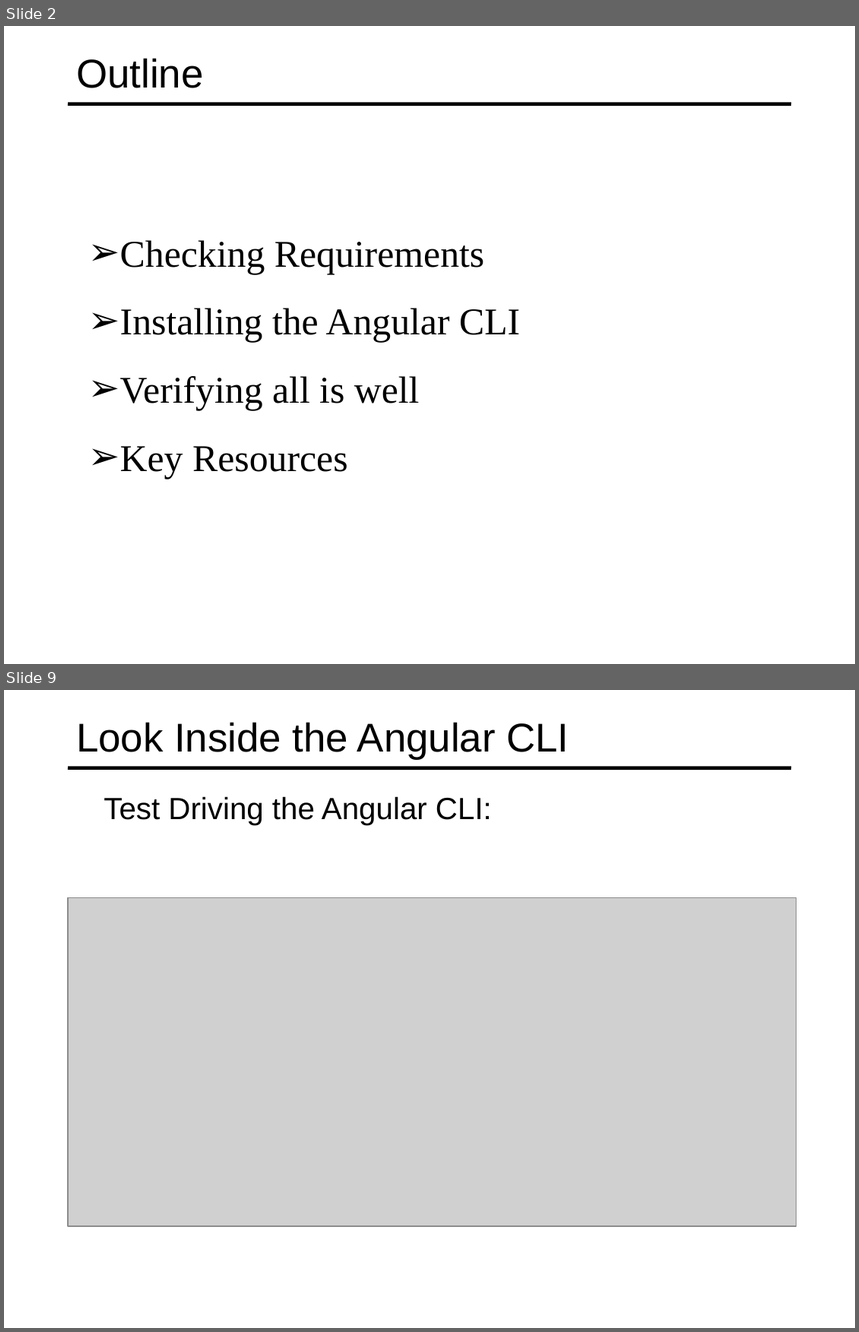
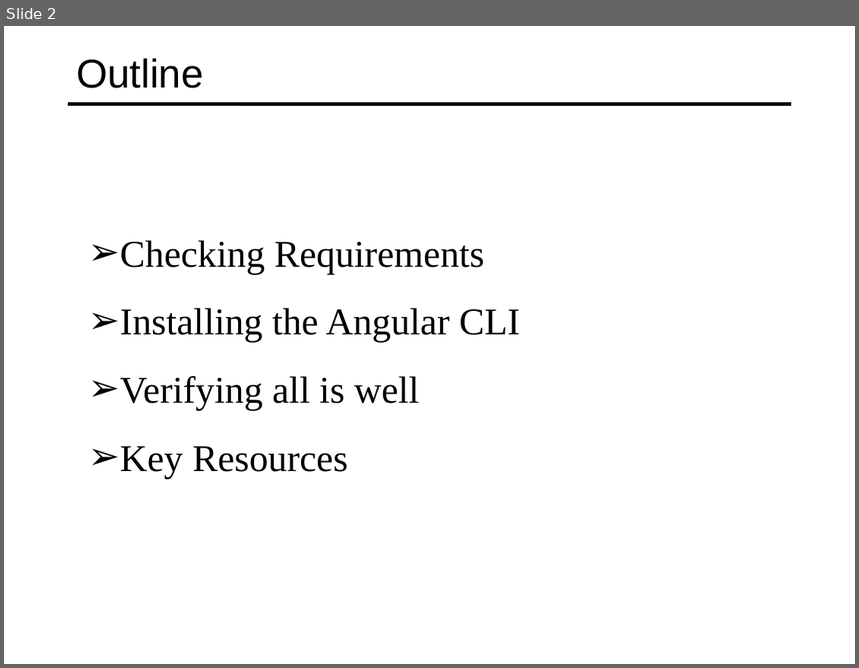
Before and after one commit to specter01wj/Jago_Link_Training, a slide deck: Angular/Angular7/Angular CLI/2.Angular CLI Setup and Verification/L2_Angular CLI Setup and Verification.ppt. Shown one above the other, each under a label of ours: slides 2 and 9 before the commit, slide 2 after it; the slides between them are not shown. The pictures are 859x1332 and 859x668 pixels, drawn with LibreOffice and Linux fonts; fonts in the diff are those of the drawing; grey boxes stand for pictures. Boxes give left, top, right and bottom in pixels: in the first picture for what was removed or moved away, otherwise in the second. Text is boxed around its words. In the diff, an @@ line names an element or a change of style, - is before the commit and + after.

```diff
--- a/Angular/Angular7/Angular CLI/2.Angular CLI Setup and Verification/L2_Angular CLI Setup and Verification.ppt
+++ b/Angular/Angular7/Angular CLI/2.Angular CLI Setup and Verification/L2_Angular CLI Setup and Verification.ppt
@@ slide 9 removed at (4,690,855,1328), background #FFFFFF; not listed: 1 template element that a slide beside it also shows @@
@@ title removed at (76,722,569,760) @@
-Look Inside the Angular CLI
@@ text removed at (104,796,492,825) @@
-  Test Driving the Angular CLI:
@@ picture removed at (68,897,797,1227) @@
```
Also in this commit, not shown: 1 slide changed, 3 slides added, 5 other slides removed, 4 other files.
